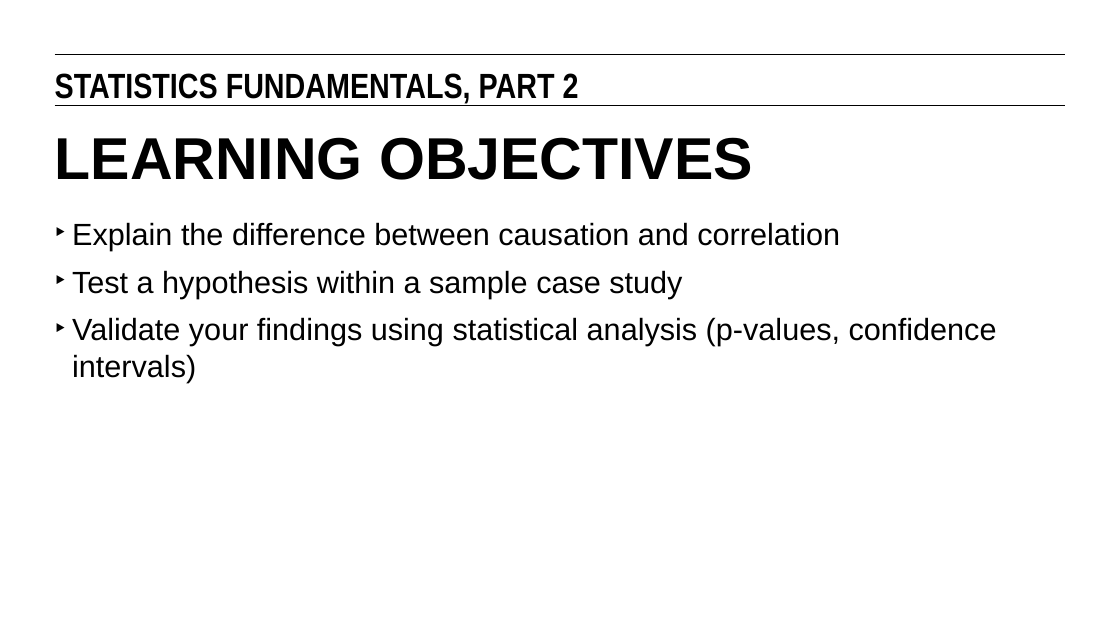
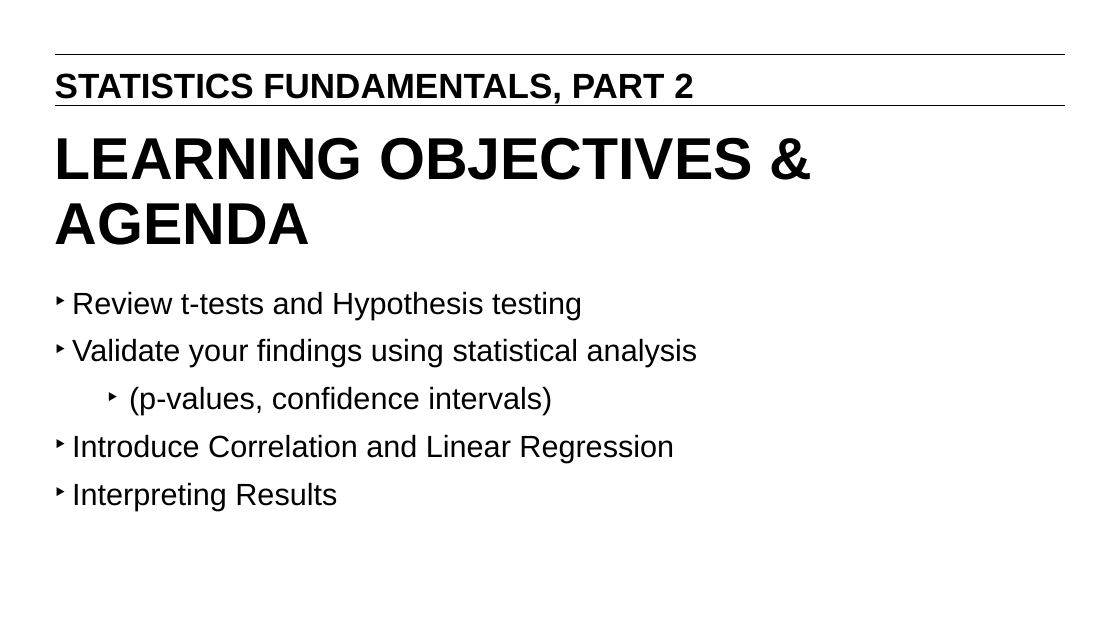
Before and after one commit to matanefron/data-sets, a slide deck: slide 2 of lessons/lesson-4/statistics-fundamentals-part-2.pptx. Drawn at 1120x629 pixels with LibreOffice and Linux fonts; fonts in the diff are those of the drawing. Boxes give left, top, right and bottom in pixels: in the first picture for what was removed or moved away, otherwise in the second. Text is boxed around its words. In the diff, an @@ line names an element or a change of style, - is before the commit and + after.

```diff
--- a/lessons/lesson-4/statistics-fundamentals-part-2.pptx
+++ b/lessons/lesson-4/statistics-fundamentals-part-2.pptx
@@ text "STATISTICS FUNDAMENTALS, PART 2" at <box>55,73,693,104</box>: font Arial Narrow to Arial @@
@@ title at <box>55,137,753,245</box>: text changed @@
-LEARNING OBJECTIVES
+LEARNING OBJECTIVES & AGENDA
@@ text at <box>72,291,698,510</box>: text changed @@
-‣ Explain the difference between causation and correlation
-‣ Test a hypothesis within a sample case study
-‣ Validate your findings using statistical analysis (p-values, confidence intervals)
+‣ Review t-tests and Hypothesis testing
+‣ Validate your findings using statistical analysis
+  ‣ (p-values, confidence intervals)
+‣ Introduce Correlation and Linear Regression
+‣ Interpreting Results
```
Also in this commit, not shown: 2 other slides changed.
